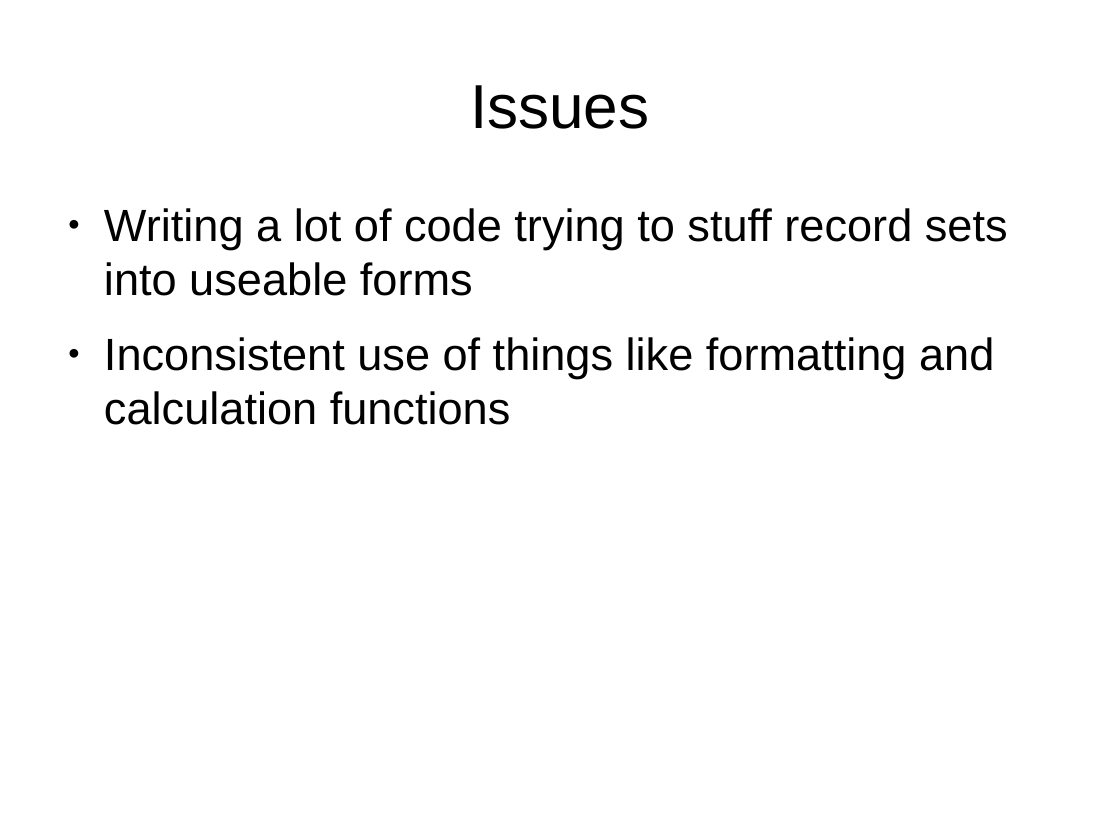
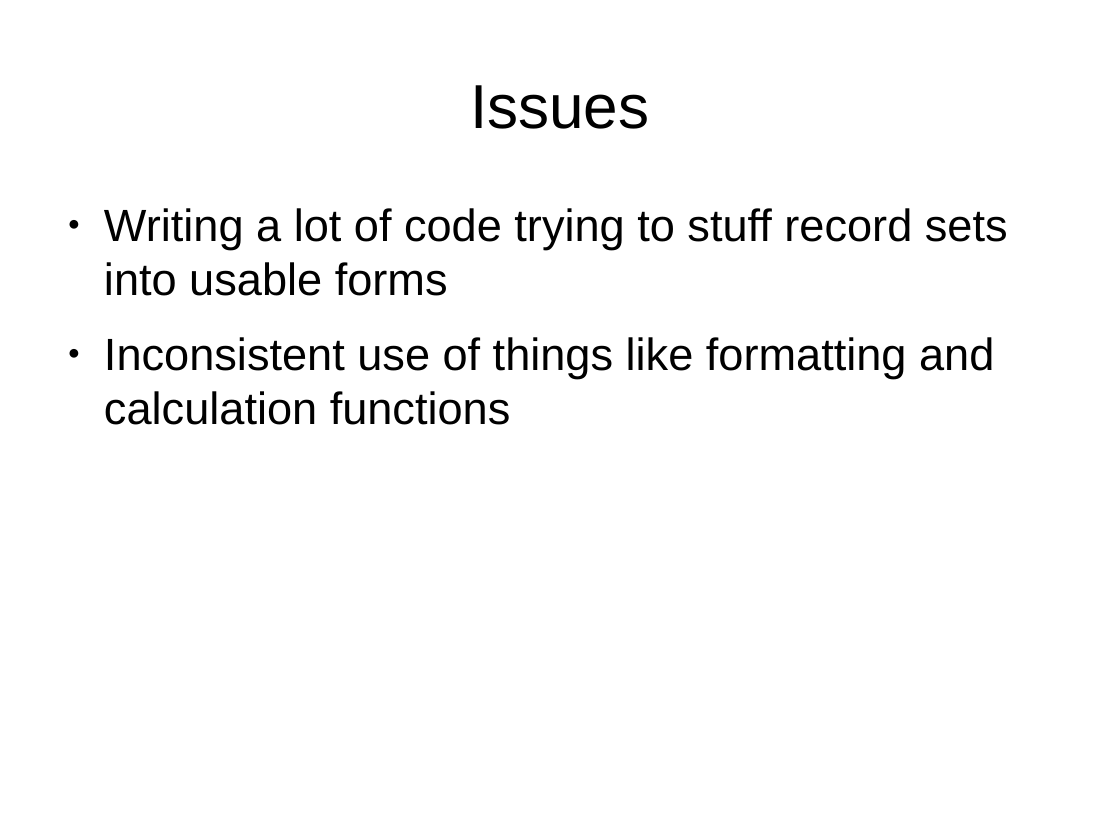
Before and after one commit to jrosendahl/denverJS-20140605-throwarm, a slide deck: slide 2 of presentation.odp. Drawn at 1120x840 pixels with LibreOffice and Linux fonts; fonts in the diff are those of the drawing. Boxes give left, top, right and bottom in pixels: in the first picture for what was removed or moved away, otherwise in the second. Text is boxed around its words. In the diff, an @@ line names an element or a change of style, - is before the commit and + after.

```diff
--- a/presentation.odp
+++ b/presentation.odp
@@ text at [104, 208, 1008, 296]: text changed @@
-● Writing a lot of code trying to stuff record sets into useable forms
+● Writing a lot of code trying to stuff record sets into usable forms
```
Also in this commit, not shown: 3 other slides changed, 1 slide added, 11 other files.
